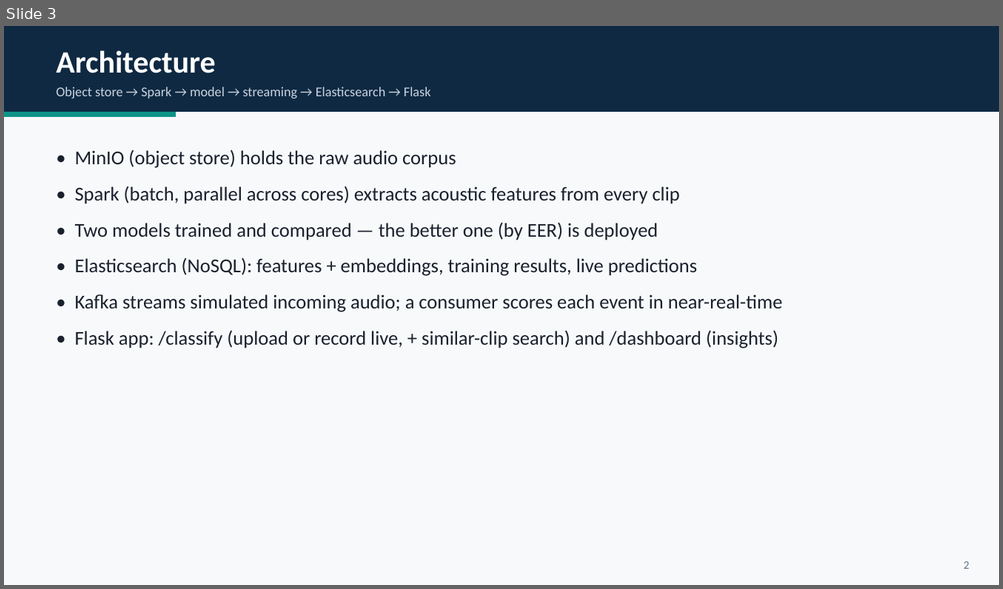
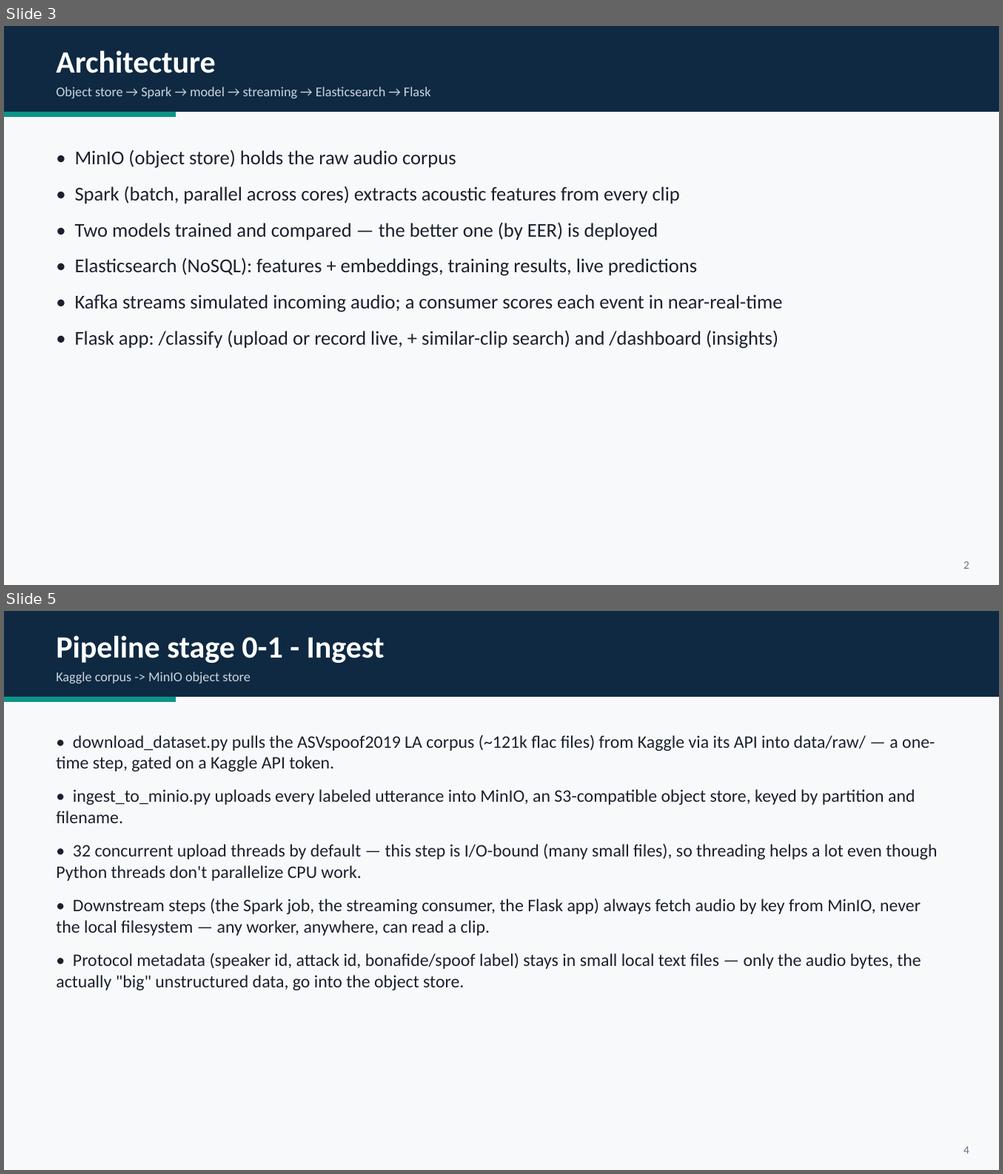
Before and after one commit to HadarBaum/asvspoof-voice-ai, a slide deck: docs/slides/slides.pptx. Shown one above the other, each under a label of ours: slide 3 before the commit, slides 3 and 5 after it; the slides between them are not shown. The pictures are 1003x589 and 1003x1174 pixels, drawn with LibreOffice and Linux fonts; fonts in the diff are those of the drawing. Boxes give left, top, right and bottom in pixels: in the first picture for what was removed or moved away, otherwise in the second. Text is boxed around its words. In the diff, an @@ line names an element or a change of style, - is before the commit and + after.

```diff
--- a/docs/slides/slides.pptx
+++ b/docs/slides/slides.pptx
@@ slide 5 added at (4, 611, 999, 1170), background #F7F9FB @@
@@ rectangle added at (4, 611, 999, 697), fill #0F2942 @@
@@ text added at (56, 635, 384, 663), 30 pt, text #FFFFFF, bold @@
+Pipeline stage 0-1 - Ingest
@@ text added at (56, 672, 250, 684), 13 pt, text #CBD5E1 @@
+Kaggle corpus -> MinIO object store
@@ rectangle added at (4, 697, 176, 702), fill #0D9488 @@
@@ text added at (56, 735, 936, 991), 17 pt, text #1A202C @@
+• download_dataset.py pulls the ASVspoof2019 LA corpus (~121k flac files) from Kaggle via its API into data/raw/ — a one-time step, gated on a Kaggle API token.
+• ingest_to_minio.py uploads every labeled utterance into MinIO, an S3-compatible object store, keyed by partition and filename.
+• 32 concurrent upload threads by default — this step is I/O-bound (many small files), so threading helps a lot even though Python threads don't parallelize CPU work.
+• Downstream steps (the Spark job, the streaming consumer, the Flask app) always fetch audio by key from MinIO, never the local filesystem — any worker, anywhere, can read a clip.
+• Protocol metadata (speaker id, attack id, bonafide/spoof label) stays in small local text files — only the audio bytes, the actually "big" unstructured data, go into the object store.
@@ text added at (963, 1147, 969, 1154), 11 pt, text #64748B @@
+4
```
Also in this commit, not shown: 10 slides changed, 5 other slides added, 1 other file.
